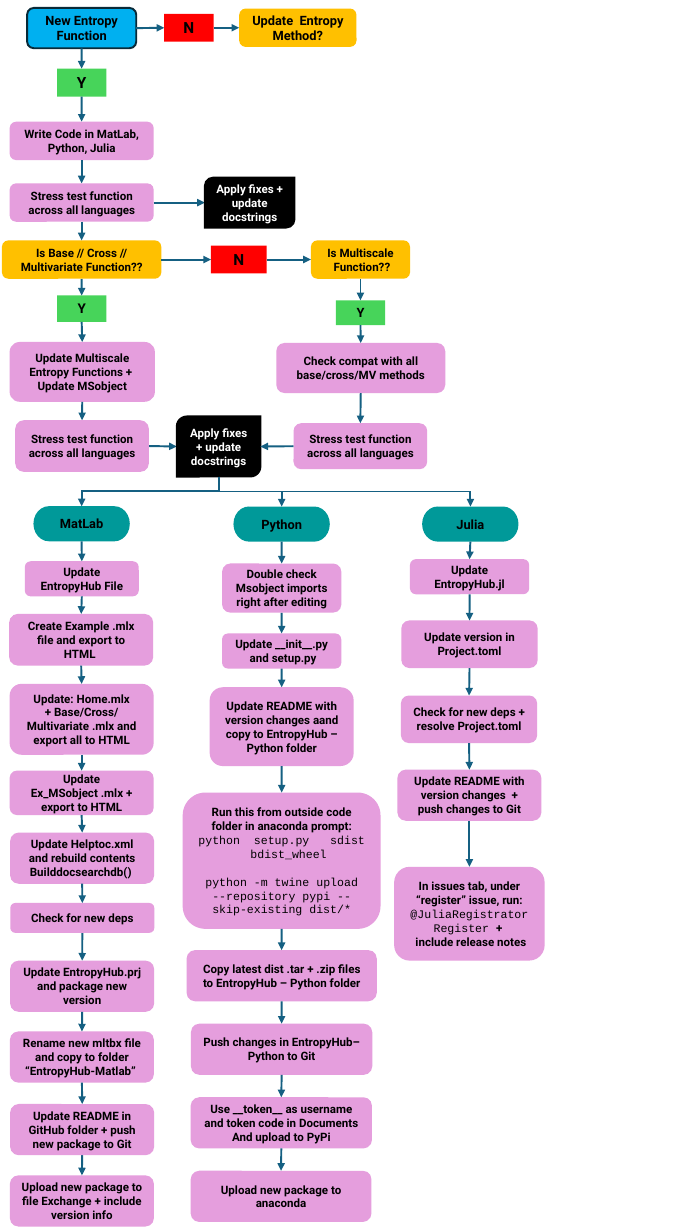
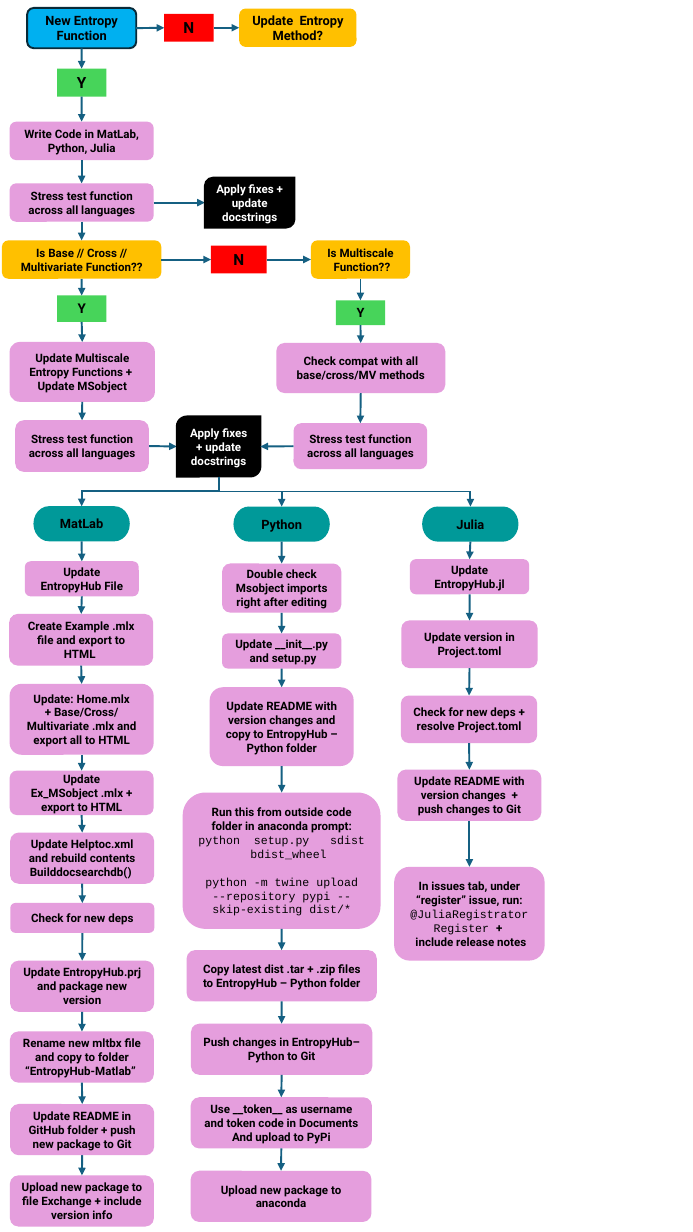
Before and after one commit to MattWillFlood/EntropyHub, a slide deck: slide 1 of EntropyHub Flow Diagram.pptx. Drawn at 693x1232 pixels with LibreOffice and Linux fonts; fonts in the diff are those of the drawing. Boxes give left, top, right and bottom in pixels: in the first picture for what was removed or moved away, otherwise in the second. Text is boxed around its words. In the diff, an @@ line names an element or a change of style, - is before the commit and + after.

Commit message:
Upload MatLab toolbox
V2.0 MatLab Toolbox
V2.0 of Guide
ReadMes for v2.0 (MatLab, Git, Python)

```diff
--- a/EntropyHub Flow Diagram.pptx
+++ b/EntropyHub Flow Diagram.pptx
@@ text in rounded rectangle at box(226, 701, 337, 755): text changed @@
-Update README with version changes aand copy to EntropyHub – Python folder
+Update README with version changes and copy to EntropyHub – Python folder
```
Also in this commit, not shown: 44 other files.
